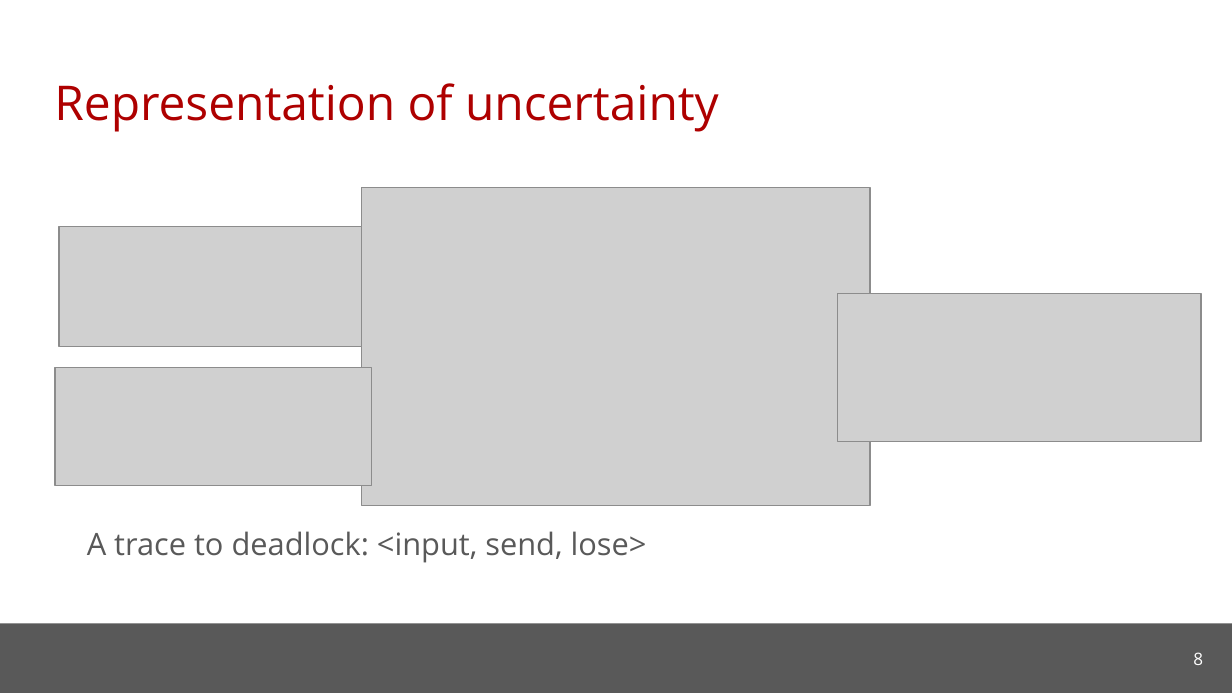
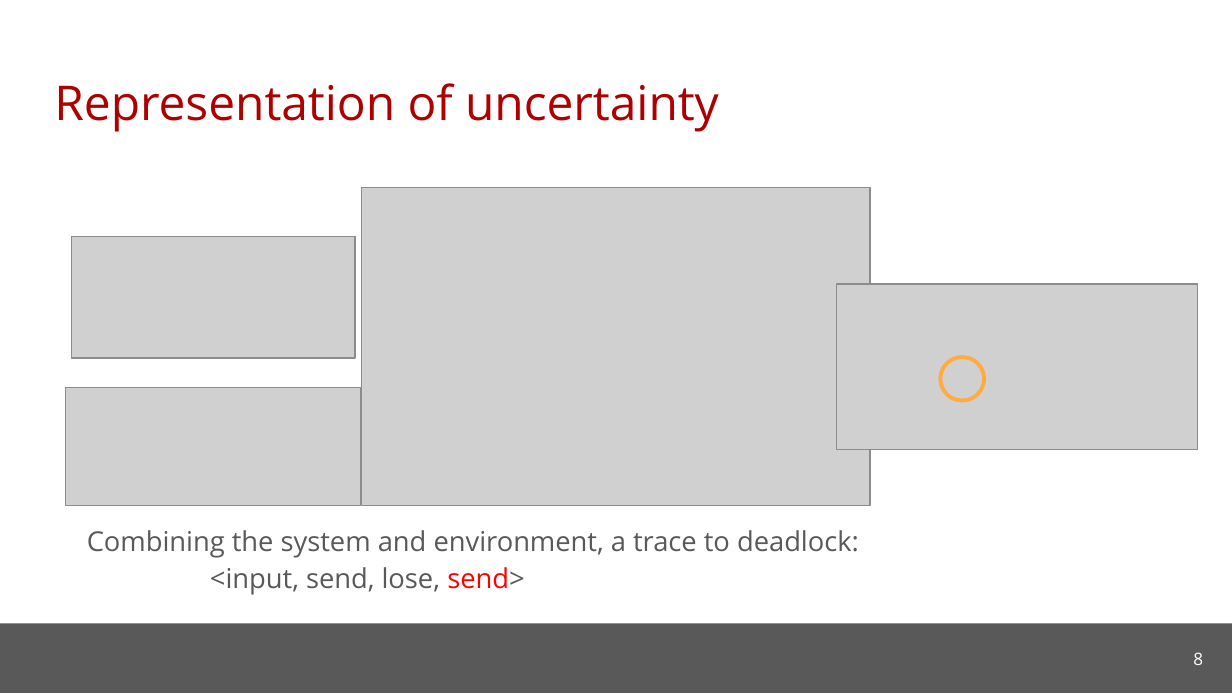
Before and after one commit to cmu-soda/Robustness, a slide deck: slide 8 of Robustness.pptx. Drawn at 1232x693 pixels with LibreOffice and Linux fonts; fonts in the diff are those of the drawing; grey boxes stand for pictures; background and template pictures are left out. Boxes give left, top, right and bottom in pixels: in the first picture for what was removed or moved away, otherwise in the second. Text is boxed around its words. In the diff, an @@ line names an element or a change of style, - is before the commit and + after.

```diff
--- a/Robustness.pptx
+++ b/Robustness.pptx
@@ picture: place and size @@
-picture at bbox=[59, 227, 362, 346]
+picture at bbox=[71, 237, 355, 359]
@@ picture: place and size @@
-picture at bbox=[838, 293, 1201, 441]
+picture at bbox=[837, 283, 1198, 448]
@@ ellipse added at bbox=[940, 357, 984, 400], outline #FFAB40 2.25 pt @@
@@ picture: place and size @@
-picture at bbox=[55, 367, 372, 485]
+picture at bbox=[65, 387, 361, 505]
@@ text at bbox=[87, 530, 859, 595]: text changed; size 18 to 16 pt @@
-A trace to deadlock: <input, send, lose>
+Combining the system and environment, a trace to deadlock:
+<input, send, lose, send>
```
Also in this commit, not shown: 3 other slides changed, 4 slides added.
